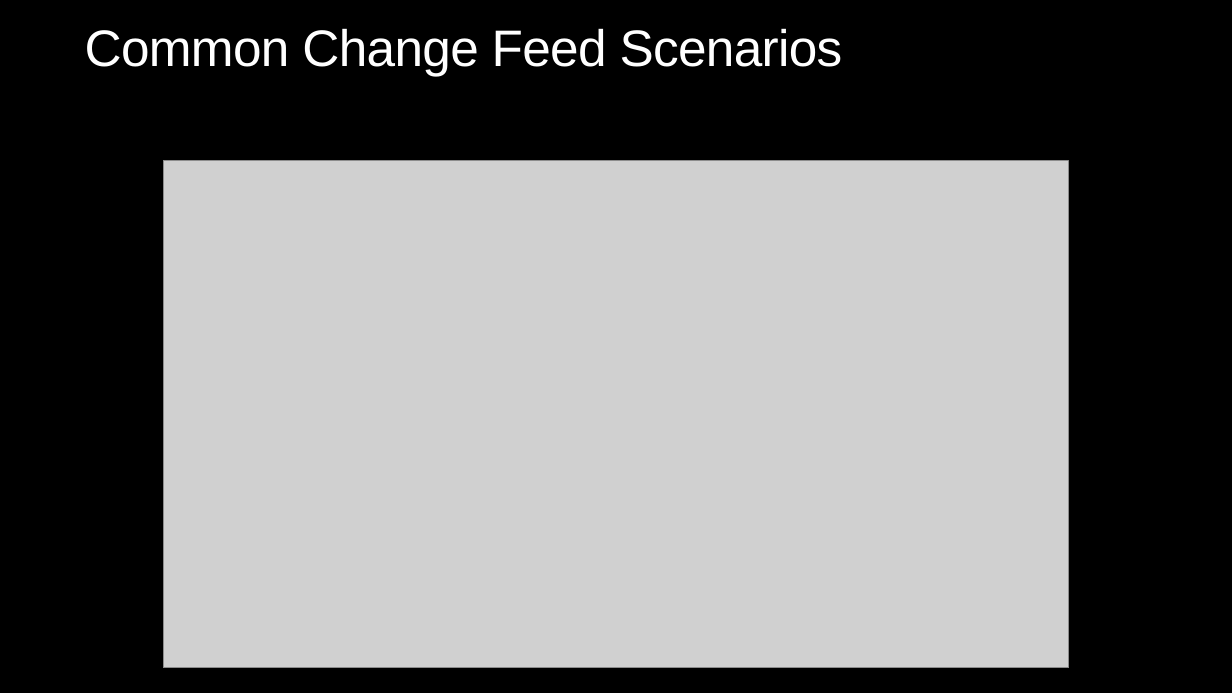
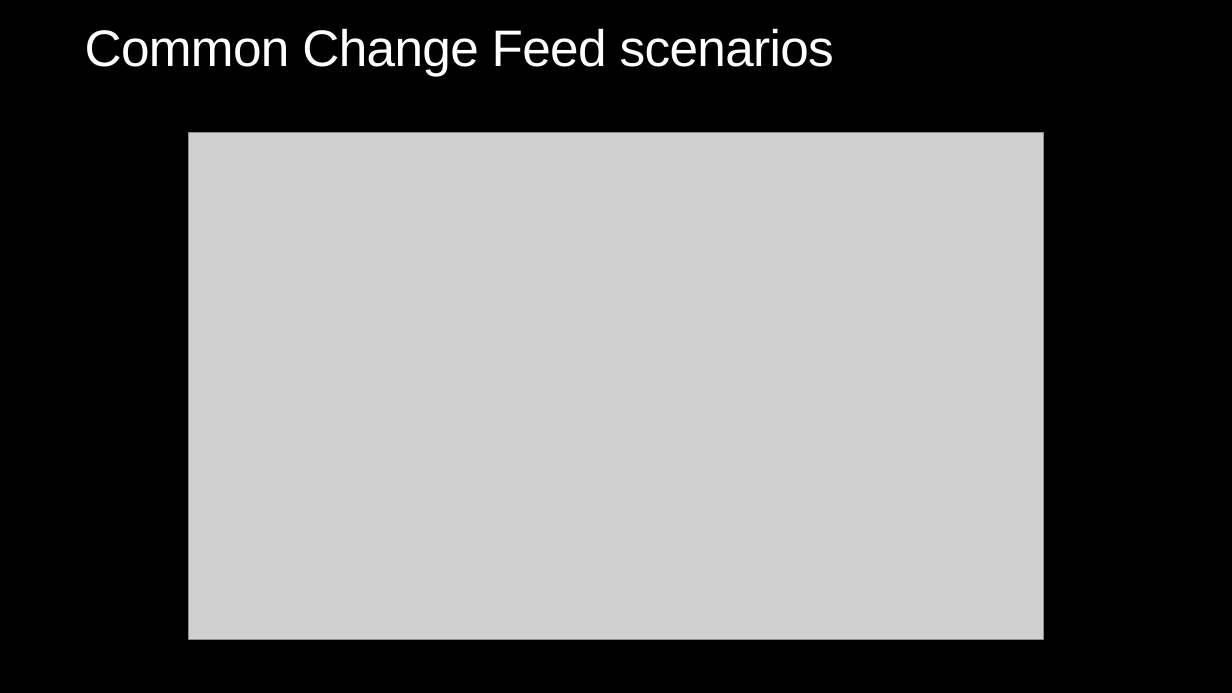
Before and after one commit to Azure/Medical-Claims-Processing-Hackathon, a slide deck: slide 7 of Cosmos_DB_Claims_Tech_Scenario_Attendee_Coach_Deck.pptx. Drawn at 1232x693 pixels with LibreOffice and Linux fonts; fonts in the diff are those of the drawing; grey boxes stand for pictures; background and template pictures are left out. Boxes give left, top, right and bottom in pixels: in the first picture for what was removed or moved away, otherwise in the second. Text is boxed around its words. In the diff, an @@ line names an element or a change of style, - is before the commit and + after.

Commit message:
Update slide deck

```diff
--- a/Cosmos_DB_Claims_Tech_Scenario_Attendee_Coach_Deck.pptx
+++ b/Cosmos_DB_Claims_Tech_Scenario_Attendee_Coach_Deck.pptx
@@ title at (x1=85, y1=28, x2=834, y2=76): text changed @@
-Common Change Feed Scenarios
+Common Change Feed scenarios
@@ picture resized from (x1=164, y1=161, x2=1069, y2=668) to (x1=189, y1=132, x2=1043, y2=640) @@
```
Also in this commit, not shown: 2 other slides changed.
